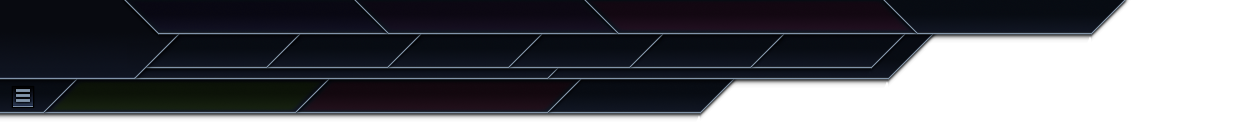
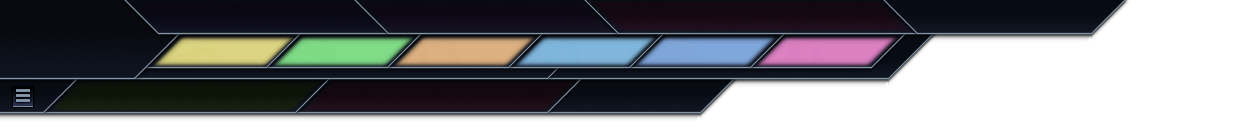
Layered file, before and after one edit (1259 × 127). Changes by layer:
added layer "Pasted Layer #8" (5%) above "Pasted Layer copy #4" over [155, 35, 826, 67]
added layer "Pasted Layer copy #4" (hue) above "Pasted Layer copy #3" over [751, 35, 899, 67]
added layer "Pasted Layer copy #3" (hue) above "Pasted Layer copy #2" over [630, 35, 782, 67]
added layer "Pasted Layer copy #2" (hue) above "Pasted Layer copy #1" over [510, 35, 662, 67]
added layer "Pasted Layer copy #1" (hue) above "Pasted Layer copy" over [389, 35, 541, 67]
added layer "Pasted Layer copy" (hue) above "Pasted Layer" over [268, 35, 420, 67]
added layer "Pasted Layer" (hue) above "background.dds" over [152, 35, 300, 67]
